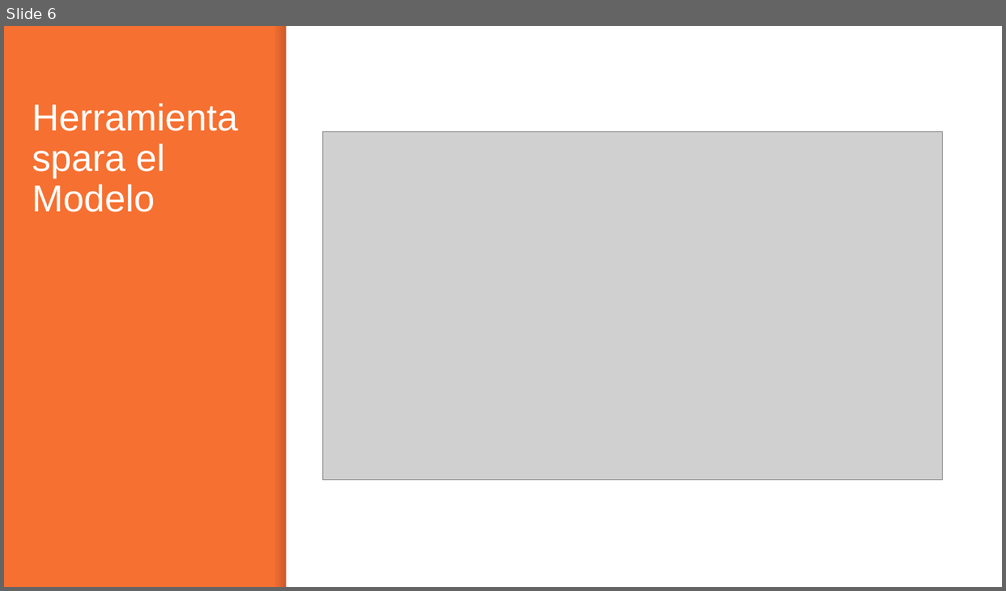
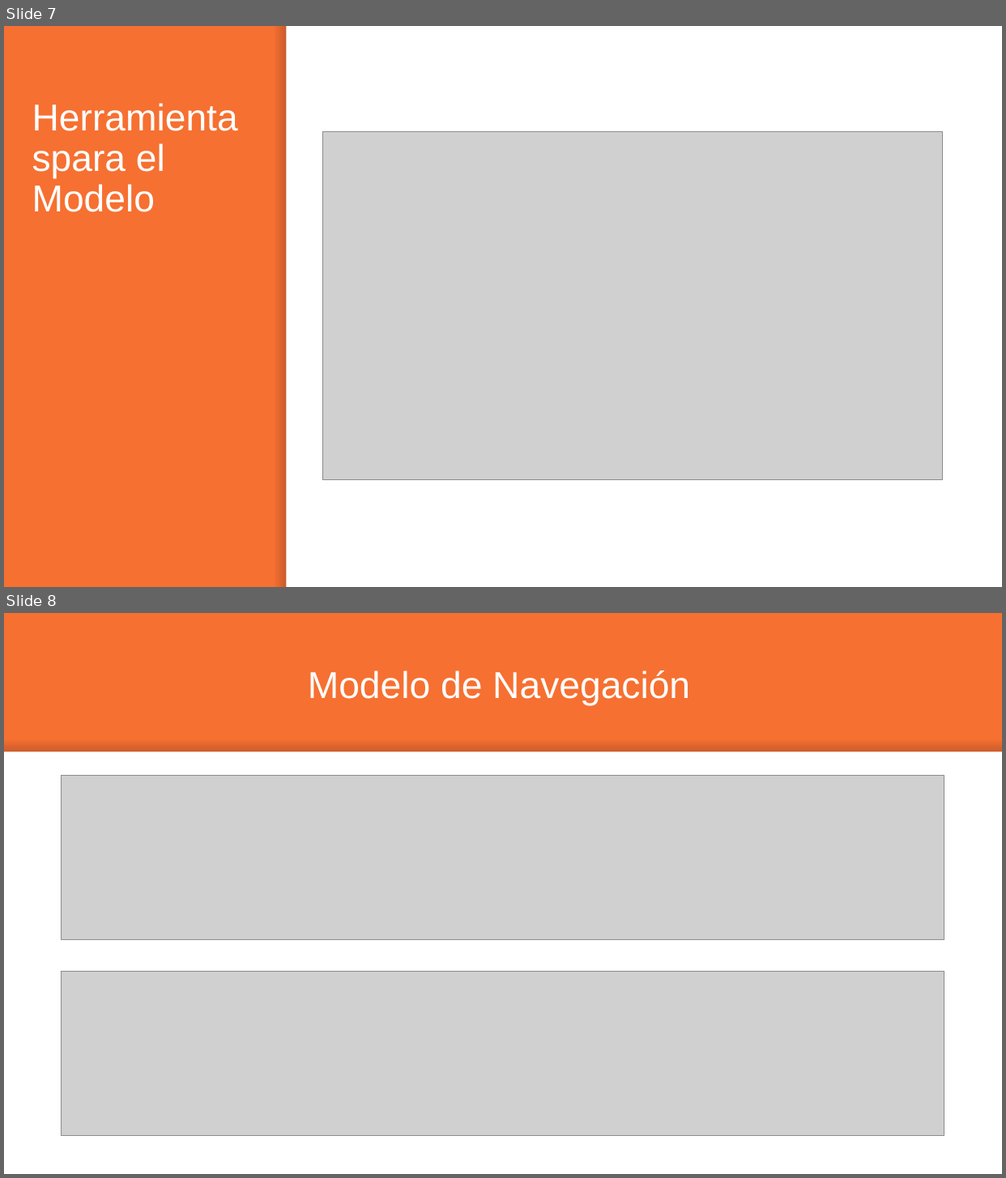
Before and after one commit to evencio97/Proyecto_ATI, a slide deck: fase_2.pptx. Shown one above the other, each under a label of ours: slide 6 before the commit, slides 7 and 8 after it. The pictures are 1006x591 and 1006x1178 pixels, drawn with LibreOffice and Linux fonts; fonts in the diff are those of the drawing; grey boxes stand for pictures. Boxes give left, top, right and bottom in pixels: in the first picture for what was removed or moved away, otherwise in the second. Text is boxed around its words. In the diff, an @@ line names an element or a change of style, - is before the commit and + after.

```diff
--- a/fase_2.pptx
+++ b/fase_2.pptx
@@ slide 8 added at (4,613,1002,1174), background #F67031 @@
@@ text added at (396,637,610,709), 96 pt, text #FFFFFF @@
+“
@@ rectangle added at (422,648,584,720), fill #F67031 @@
@@ text added at (308,671,690,706), 36 pt, text #FFFFFF @@
+Modelo de Navegación
@@ rectangle added at (4,739,1002,752), fill gradient #000014 @@
@@ rectangle added at (4,752,1002,1174), fill #FFFFFF @@
@@ picture added at (61,776,944,940) @@
@@ picture added at (61,972,944,1136) @@
@@ what was slide 6 is now slide 7 @@
```
Also in this commit, not shown: 1 other slide added.
